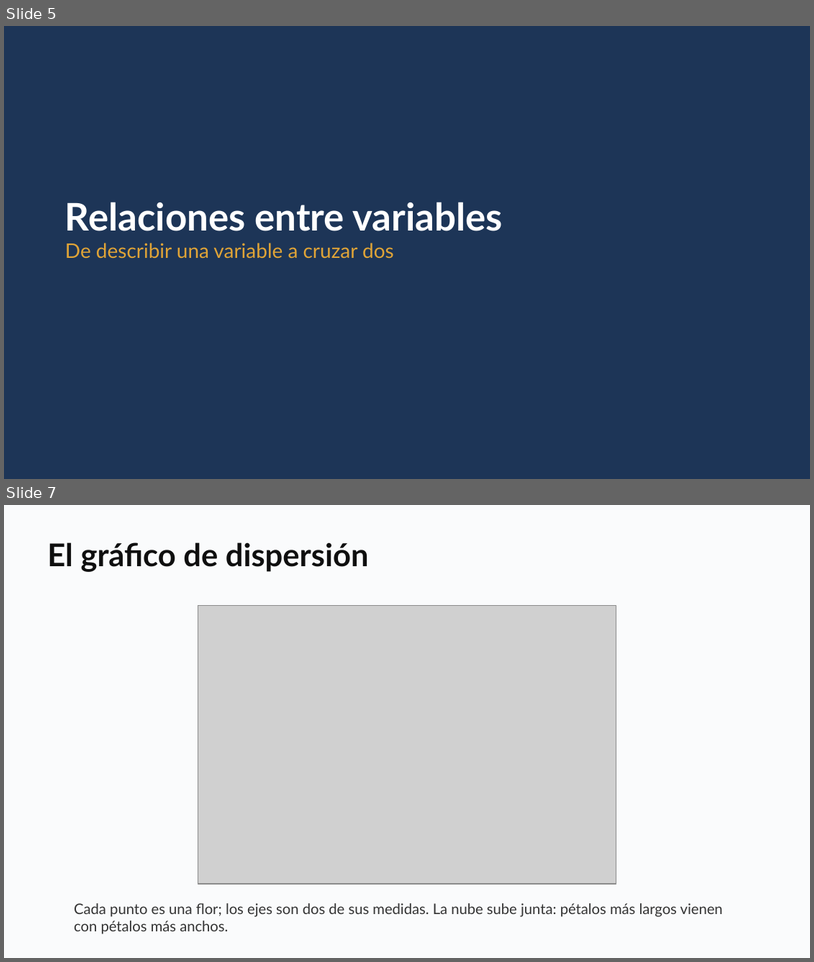
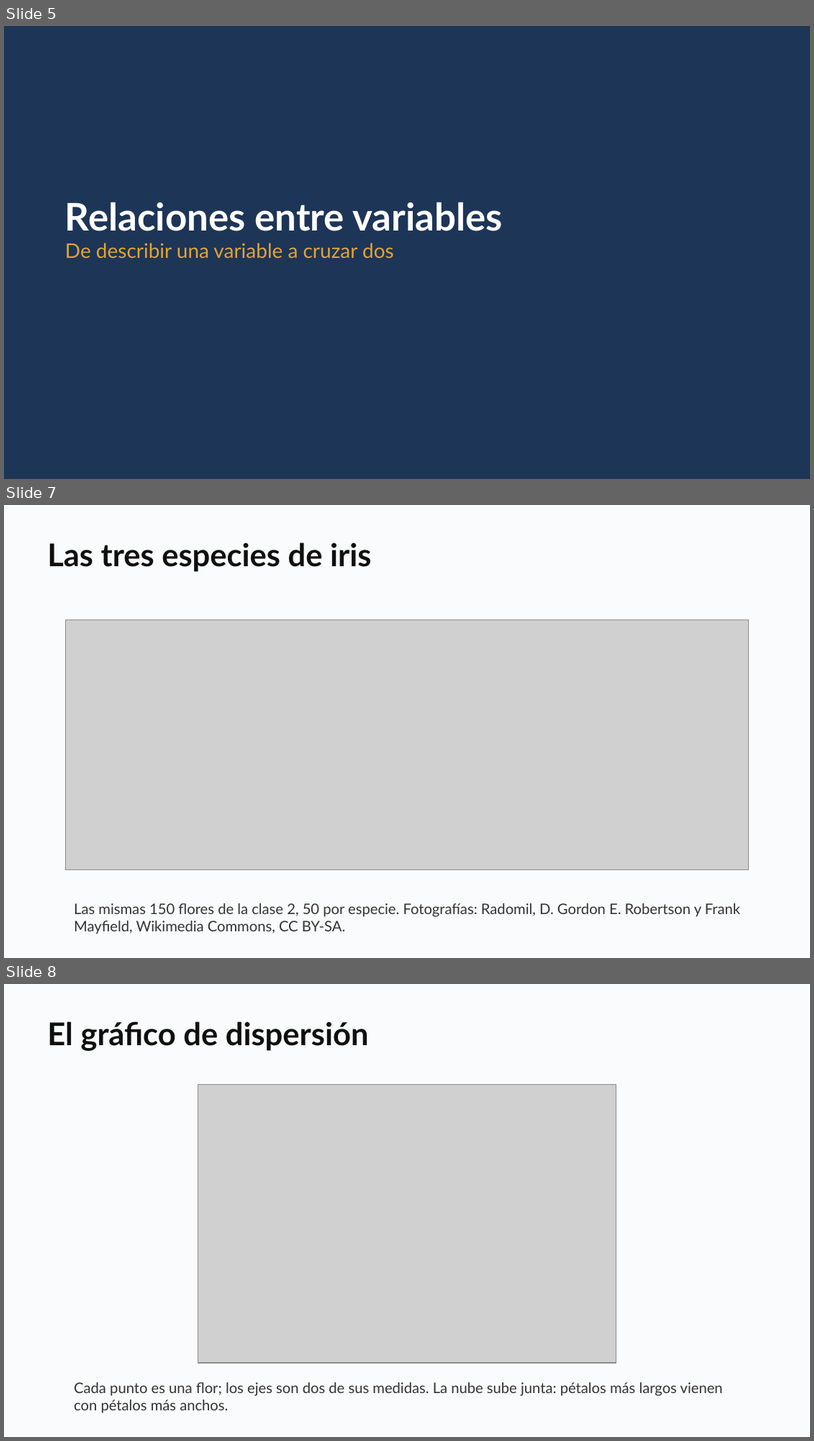
Before and after one commit to daniopitz/diplomado-cdd, a slide deck: presentaciones/clase03_eda_bivariado.pptx. Shown one above the other, each under a label of ours: slides 5 and 7 before the commit, slides 5, 7 and 8 after it; the slides between them are not shown. The pictures are 814x962 and 814x1441 pixels, drawn with LibreOffice and Linux fonts; fonts in the diff are those of the drawing; grey boxes stand for pictures. Boxes give left, top, right and bottom in pixels: in the first picture for what was removed or moved away, otherwise in the second. Text is boxed around its words. In the diff, an @@ line names an element or a change of style, - is before the commit and + after.

```diff
--- a/presentaciones/clase03_eda_bivariado.pptx
+++ b/presentaciones/clase03_eda_bivariado.pptx
@@ slide 7 added at (4,505,810,958), background #FFFFFF @@
@@ rectangle added at (4,505,810,958), fill #FAFBFC @@
@@ text added at (47,542,371,572), 28 pt, text #0F0F0F, bold @@
+Las tres especies de iris
@@ picture added at (65,620,748,870) @@
@@ text added at (74,903,741,934), 13 pt, text #333333 @@
+Las mismas 150 flores de la clase 2, 50 por especie. Fotografías: Radomil, D. Gordon E. Robertson y Frank Mayfield, Wikimedia Commons, CC BY-SA.
@@ what was slide 7 is now slide 8 @@
```
Also in this commit, not shown: 12 slides changed, 1 other file.
